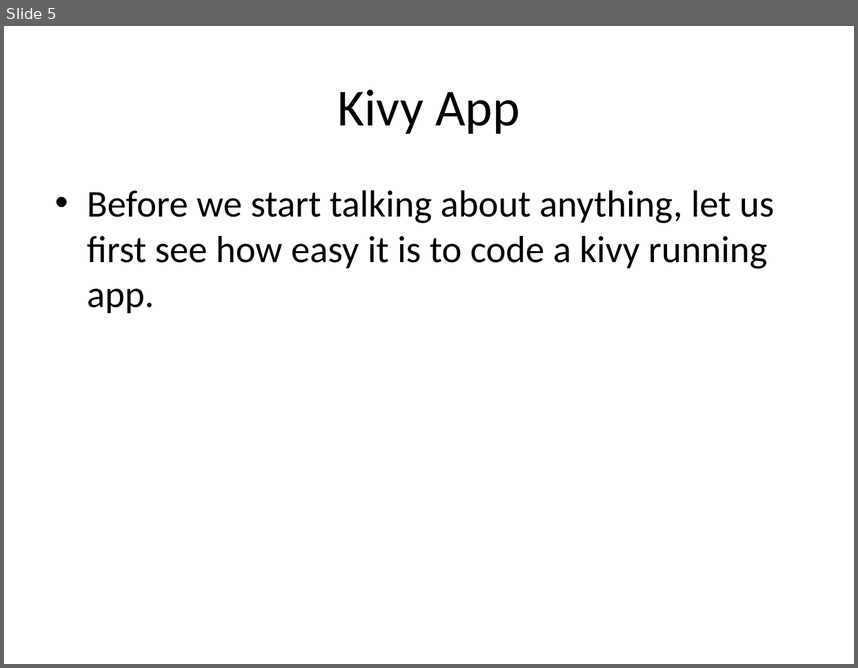
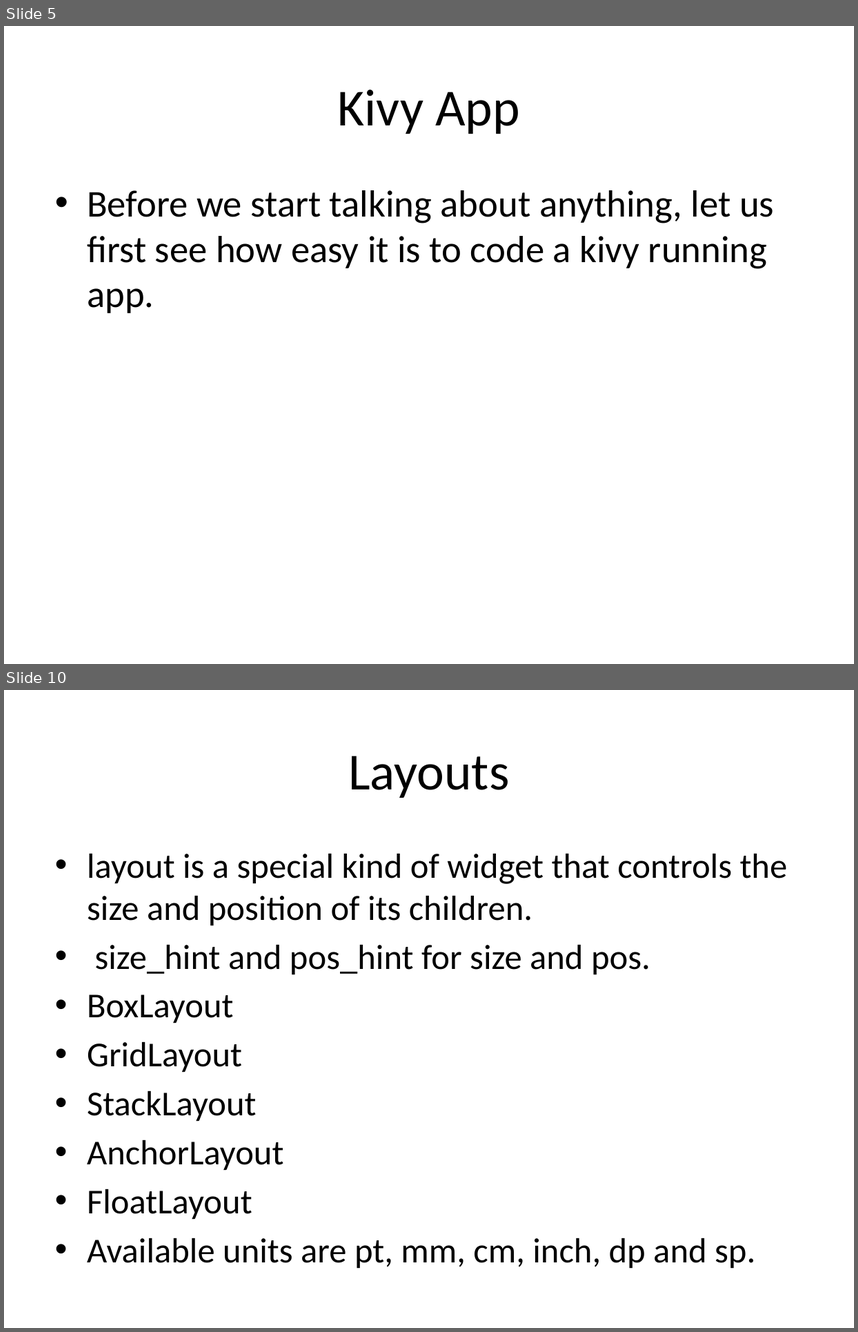
Before and after one commit to akash-tomar/pyconsk2017_kivy, a slide deck: talk.pptx. Shown one above the other, each under a label of ours: slide 5 before the commit, slides 5 and 10 after it; the slides between them are not shown. The pictures are 858x668 and 858x1332 pixels, drawn with LibreOffice and Linux fonts; fonts in the diff are those of the drawing. Boxes give left, top, right and bottom in pixels: in the first picture for what was removed or moved away, otherwise in the second. Text is boxed around its words. In the diff, an @@ line names an element or a change of style, - is before the commit and + after.

```diff
--- a/talk.pptx
+++ b/talk.pptx
@@ slide 10 added at [4,690,854,1328], background #FFFFFF @@
@@ title added at [348,756,509,798], 44 pt, text #000000 @@
+Layouts
@@ text added at [87,854,788,1268], 29.6 pt, text #000000 @@
+• layout is a special kind of widget that controls the size and position of its children.
+• size_hint and pos_hint for size and pos.
+• BoxLayout
+• GridLayout
+• StackLayout
+• AnchorLayout
+• FloatLayout
+• Available units are pt, mm, cm, inch, dp and sp.
```
Also in this commit, not shown: 9 other slides added.
